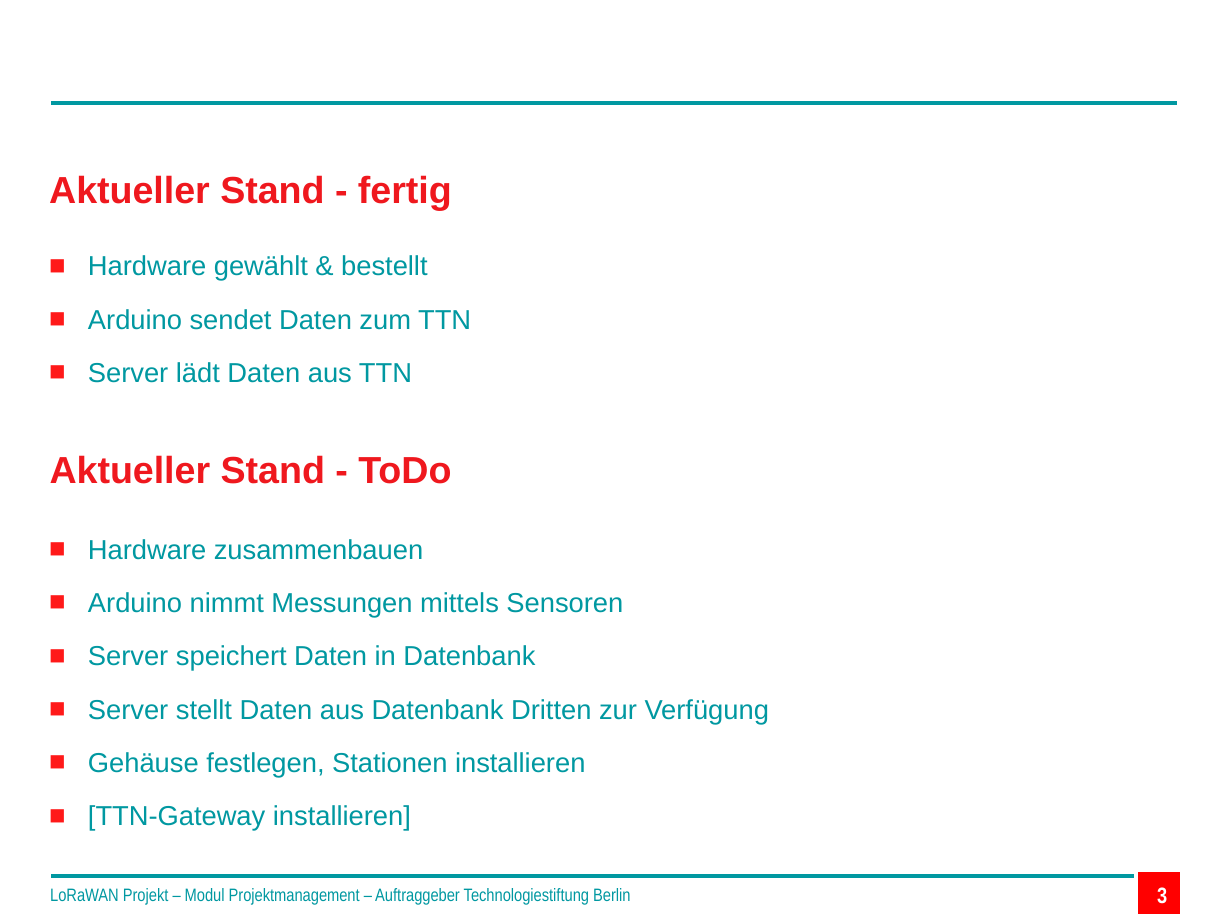
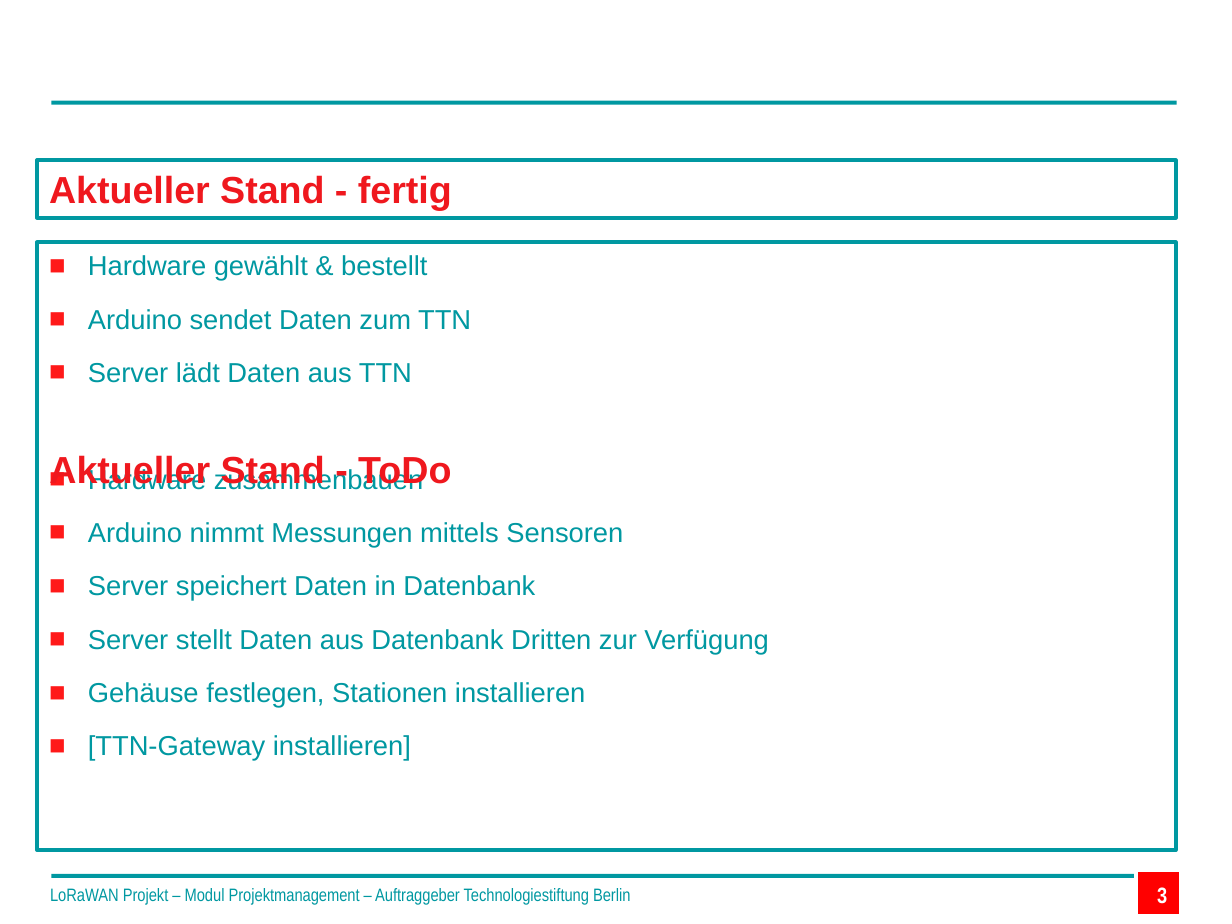
Before and after one commit to technologiestiftung/flussbad, a slide deck: slide 3 of doc/Praesentation_Meeting_13.06.2017.pptx. Drawn at 1232x924 pixels with LibreOffice and Linux fonts; fonts in the diff are those of the drawing; background and template pictures are left out. Boxes give left, top, right and bottom in pixels: in the first picture for what was removed or moved away, otherwise in the second. Text is boxed around its words. In the diff, an @@ line names an element or a change of style, - is before the commit and + after.

Commit message:
updated formatting of presentation

```diff
--- a/doc/Praesentation_Meeting_13.06.2017.pptx
+++ b/doc/Praesentation_Meeting_13.06.2017.pptx
@@ rectangle "Aktueller Stand - fertig": place and size @@
-rectangle "Aktueller Stand - fertig" at [49,175,452,211]
+rectangle "Aktueller Stand - fertig" at [37,160,1175,218]
@@ rectangle "Aktueller Stand - fertig" at [37,160,1175,218]: outline none to #0098A1 2.24 pt @@
@@ rectangle "Hardware gewählt & bestellt" at [37,243,1175,850]: outline none to #0098A1 2.24 pt @@
@@ rectangle "Hardware gewählt & bestellt": place and size @@
-rectangle "Hardware gewählt & bestellt" at [88,255,769,831]
+rectangle "Hardware gewählt & bestellt" at [37,243,1175,850]
@@ text "Aktueller Stand - ToDo" rewrapped from [50,455,451,484] to [49,455,451,490] @@
```
Also in this commit, not shown: 5 other slides changed, 1 slide removed, 1 other file.
